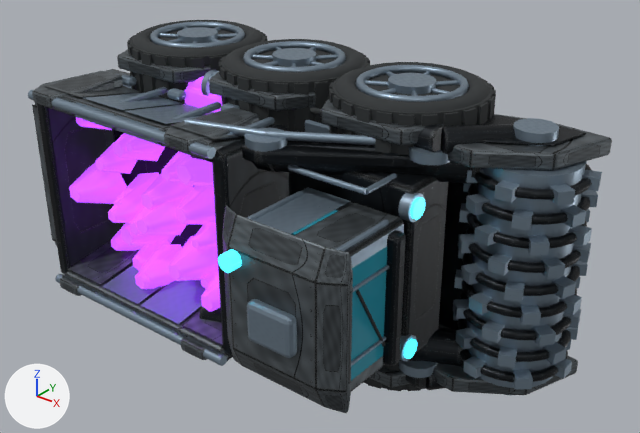
The glTF model fractal-gas-web/web/lab/assets/futuristic/harvester-high.glb, before and after one commit.
The view is the same before and after, from a camera (50 mm lens) standing at (1.4, -1.98, 1.032) and looking at (0.086, -0.336, 0.013). Every picture has the same lights, and +X, +Y and +Z are marked at lower left. The older version comes first. Where no turn or scale is listed for an object, it has been applied to the vertices. Vertices at exactly the same position are counted once.

Names of what the first picture shows: 'Mineral intake roller / Ceramic graphite', 'Mineral intake roller / Titanium edges', 'Wheel 0 1 / Tire rubber', 'Wheel 0 1 / Titanium edges', 'Wheel 1 1 / Tire rubber', 'Wheel 1 1 / Titanium edges', 'Wheel 2 1 / Tire rubber', 'Wheel 2 1 / Titanium edges', 'harvester-root / Brushed pale alloy', 'harvester-root / Ceramic graphite', 'harvester-root / Cyan glazing', 'harvester-root / Titanium edges', 'harvester-root / Violet processing' and 3 more.
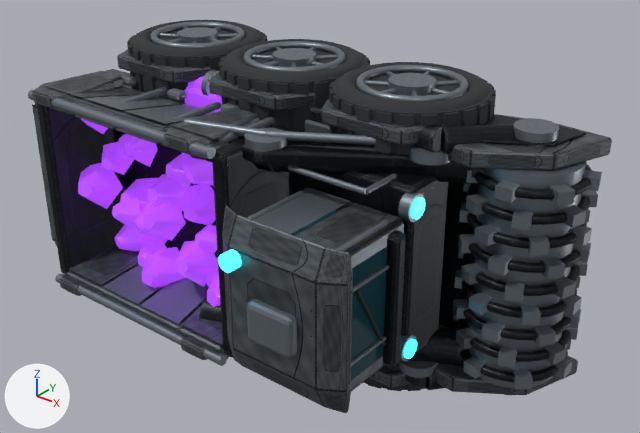
Boxes (x1, y1, x2, y2) around the edits, measured in the pictures (640 x 433 px; the box of a moved part takes in the faces that stretch with it):
'harvester-root / Titanium edges', recoloured: (28, 70, 559, 378) in both
'Mineral intake roller / Titanium edges', recoloured: (454, 162, 602, 389) in both
'harvester-root / Violet processing', recoloured, surface changed, reshaped: before (69, 76, 222, 312); after (78, 76, 222, 307)
'harvester-root / Cyan glazing', recoloured, surface changed (cyan to dark cyan): (292, 210, 387, 380) in both
'Wheel 0 1 / Titanium edges', recoloured: (356, 65, 469, 102) in both
'Wheel 1 1 / Titanium edges', recoloured: (243, 41, 346, 72) in both
'Wheel 2 1 / Titanium edges', recoloured: (150, 22, 245, 48) in both
part 1 of me_export_batch_014, moved or reshaped: before (67, 240, 232, 362); after (68, 245, 229, 359)
part 2 of me_export_batch_014, moved or reshaped (mostly hidden): before (44, 86, 266, 163); after (45, 86, 228, 162)
part 3 of me_export_batch_003, moved or reshaped: before (104, 265, 139, 286); after (103, 265, 143, 287)
part 4 of me_export_batch_003, moved or reshaped: before (83, 93, 180, 132); after (83, 95, 183, 132)
part 5 of me_export_batch_017, moved or reshaped: before (69, 117, 220, 312); after (78, 118, 220, 307)

What changed in the scene script:
```text
Change mat_cyan_glazing:
    mat_cyan_glazing.base_color: (0.022, 0.25, 0.34) -> (0.008, 0.055, 0.075)  # cyan #29899e -> dark cyan #16424d
    remove mat_cyan_glazing.emission_color = (0.0022, 0.025, 0.034)  # dark cyan #072c34
    remove mat_cyan_glazing.emission_strength = 1.0
Change mat_titanium_edges:
    where n0 = _N.new('ShaderNodeBsdfPrincipled'); n0.name = 'Principled BSDF'
    n0.inputs[0].default_value: (0.22, 0.29, 0.36, 1.0) -> (0.19, 0.22, 0.25, 1.0)  # 'Base Color', greyish blue #8193a2 -> 'Base Color', grey #798189
Change mat_violet_processing:
    mat_violet_processing.emission_color: (0.442, 0.0737, 1.0) -> (0.273, 0.0455, 0.618)  # purple #b14dff -> purple #8f3cce
    mat_violet_processing.emission_strength: 1.33 -> 1.0
Change me_export_batch_014:
    where me_export_batch_014.from_pydata(...)  # 1556 vertices, 2912 faces; spans x -0.73..0.77, y -0.74..-0.06, z -0.35..0.35
    used by ob_harvester_root___brushed_pale_alloy; location = (-0.03, -0.031, 0.0)
    me_export_batch_014 part 1: 36 of the vertices in x -0.59..0.06, y -0.42..-0.39, z -0.27..-0.21 are scaled about their middle by (0.832, 0.998, 1)
    me_export_batch_014 part 2: 36 of the vertices in x -0.59..0.06, y -0.42..-0.39, z 0.21..0.27 are scaled about their middle by (0.832, 0.998, 1)
Change me_export_batch_003:
    where me_export_batch_003.from_pydata(...)  # 10916 vertices, 19718 faces; spans x -0.729..0.688, y -0.768..-0.122, z -0.351..0.351
    used by ob_harvester_root___titanium_edges; location = (-0.03, -0.031, 0.0)
    me_export_batch_003 part 3: all 2 vertices in x -0.424, y -0.415..-0.405, z -0.269..-0.214 are moved by (0.025, 0.0, 0.0)
    me_export_batch_003 part 4: all 2 vertices in x -0.424, y -0.415..-0.405, z 0.214..0.269 are moved by (0.025, 0.0, 0.0)
Change me_export_batch_017:
    used by ob_harvester_root___violet_processing; location = (-0.03, -0.031, 0.0)
    remove me_export_batch_017.from_pydata(...)  # 1088 vertices, 2008 faces; spans x -0.73..0.276, y -0.599..-0.2, z -0.325..0.325
    add me_export_batch_017.from_pydata(...)  # 1088 vertices, 2008 faces; spans x -0.73..0.276, y -0.583..-0.2, z -0.325..0.325
    me_export_batch_017 part 5: 240 of 1088 vertices moved; they spanned x -0.597..0.017, y -0.599..-0.407, z -0.27..0.258 and now span x -0.61..0.018, y -0.583..-0.408, z -0.277..0.259; mean shift (0.0, 0.0, 0.0); largest move (-0.452, -0.414, -0.156) -> (-0.46, -0.472, -0.164)
```
